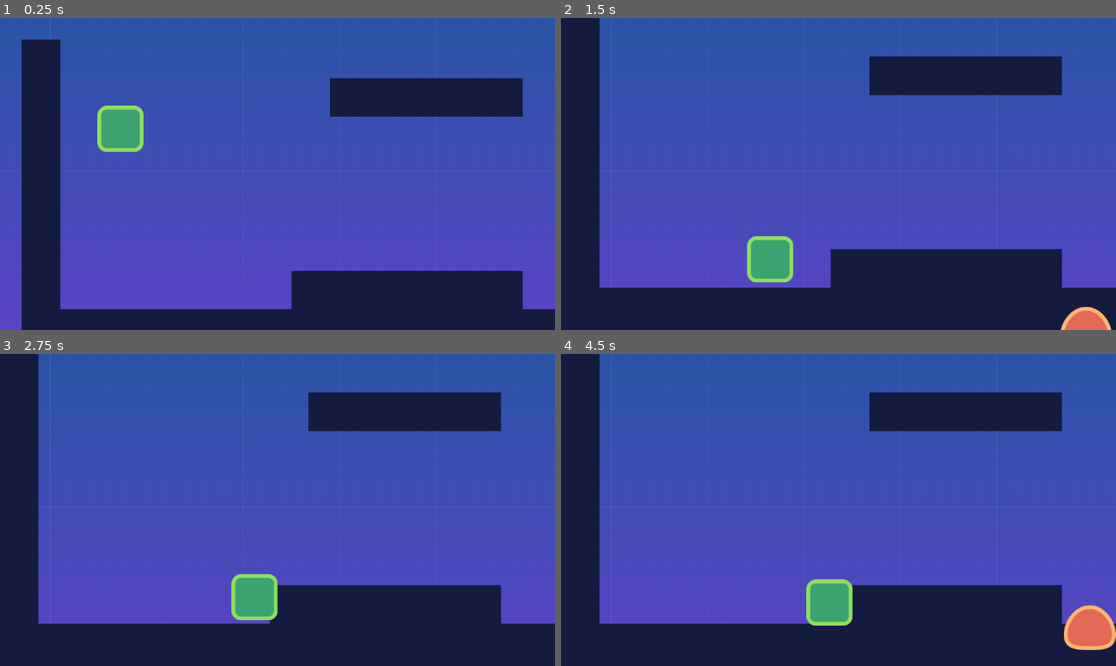
Above: before the commit, frames 1-4 (two rows, left to right).
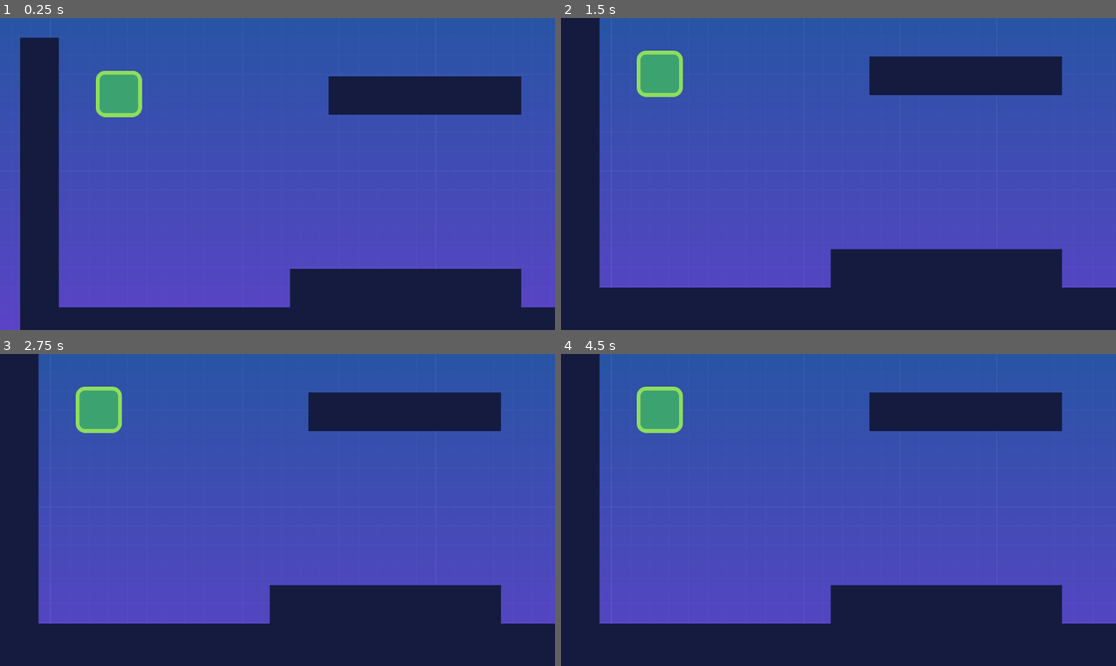
Above: after the commit, the same moments.

Repository: anatolbogun/godot-smoother-node-test-scene
Game: Godot game, scene res://src/Levels/level_template.tscn
Two runs of this game, one before a commit and one after it. Both use one fixed random seed, a clock stepped at 60 frames per second and the inputs below.
Inputs:
- Up to frame 1 (0.25 s): no input
- Up to frame 2 (1.5 s): hold D (move_right) from 0.53 s (still down); tap A (jump) at 0.77 s
- Up to frame 3 (2.75 s): tap A (jump) at 1.52 s; release D (move_right) at 2.03 s
- Up to frame 4 (4.5 s): tap Enter at 2.75 s; hold D (move_right) 2.78-4.28 s; tap A (jump) at 3.02, 3.77 s

The runs differ from the first frame. In frame 1, 3.9% of the frame differs, in the area x 3-100%, y 6-100%; in frame 2, 2.9%; in frame 3, 2.4%; in frame 4, 3.5%.

Commit message:
some (great) success!

Diff:
--- a/project.godot
+++ b/project.godot
@@ -61,4 +61,4 @@
 
 [physics]
 
-common/physics_ticks_per_second=17
+common/physics_ticks_per_second=13
--- a/src/Levels/smoother.gd
+++ b/src/Levels/smoother.gd
@@ -1,4 +1,8 @@
 extends Node
+
+# NOTE:
+# - For this to work this node must be at the bottom of the scene tree! Hence
+#   owner.move_child(self, -1)
 
 var target_positions := {}
 var origin_positions := {}
@@ -9,19 +13,22 @@
 #	position = previous_physics_position + velocity * get_physics_process_delta_time() * Engine.get_physics_interpolation_fraction()
 
 	for child in _get_relevant_children():
-		if origin_positions.has(child) && target_positions.has(child):
+		if origin_positions.has(child) && target_positions.has(child): # clean this up later, maybe not all checks are needed
 			# probably also need to filter children by position and velocity properties or handle this differently if they don't exist
-			child.position = target_positions[child] + child.velocity * get_physics_process_delta_time() * Engine.get_physics_interpolation_fraction()
-#			child.position = target_positions[child] + child.velocity * get_physics_process_delta_time() * Engine.get_physics_interpolation_fraction() - (target_positions[child] - origin_positions[child])
+			child.position = origin_positions[child].lerp(target_positions[child], Engine.get_physics_interpolation_fraction())
+#			child.position = origin_positions[child] + child.velocity * get_physics_process_delta_time() * Engine.get_physics_interpolation_fraction()
+#			child.position = origin_positions[child] + child.velocity * get_physics_process_delta_time() * Engine.get_physics_interpolation_fraction() + (target_positions[child] - origin_positions[child])
 
 			if child.name == "Player" && print > 0:
-				print("position interpolation: ", child.position)
+				print("position interpolation: ", child.position, " ", Engine.get_physics_interpolation_fraction())
 
 func _physics_process(_delta: float) -> void:
 #   # if the following code was in a Node2D instance this would work in combination with setting the position in _process
 #	position = previous_physics_position
 #	move_and_slide()
 #	previous_physics_position = position
+
+	owner.move_child(self, -1)
 
 	for child in _get_relevant_children():
 		if (!target_positions.has(child)):
